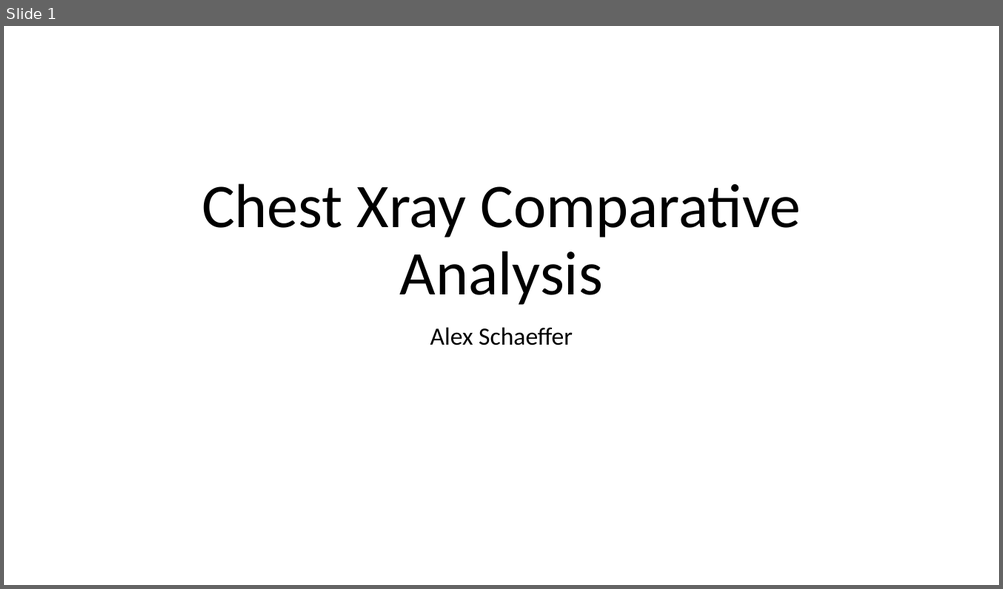
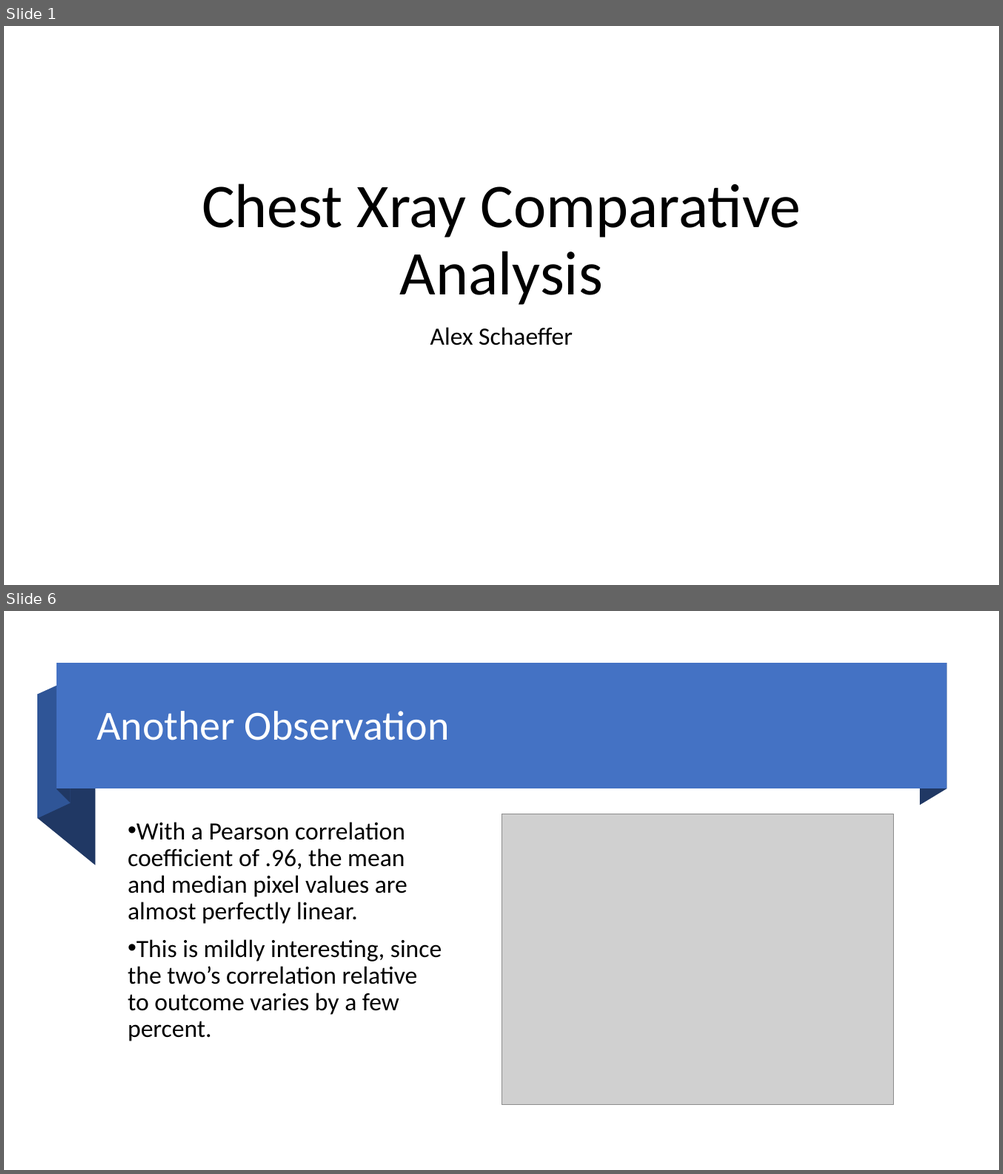
Before and after one commit to AlexSchaefferEdu/GP3, a slide deck: Presentation_Schaeffer.pptx. Shown one above the other, each under a label of ours: slide 1 before the commit, slides 1 and 6 after it; the slides between them are not shown. The pictures are 1003x589 and 1003x1174 pixels, drawn with LibreOffice and Linux fonts; fonts in the diff are those of the drawing; grey boxes stand for pictures. Boxes give left, top, right and bottom in pixels: in the first picture for what was removed or moved away, otherwise in the second. Text is boxed around its words. In the diff, an @@ line names an element or a change of style, - is before the commit and + after.

```diff
--- a/Presentation_Schaeffer.pptx
+++ b/Presentation_Schaeffer.pptx
@@ slide 6 added at [4, 611, 999, 1170], background #FFFFFF @@
@@ group added at [37, 664, 946, 866]: 4 freeform shapes, 1 rectangle @@
@@ title added at [97, 711, 449, 741], 40 pt, text #FFFFFF @@
+Another Observation
@@ text added at [128, 822, 441, 1042], 24 pt, text #000000 @@
+• With a Pearson correlation coefficient of .96, the mean and median pixel values are almost perfectly linear.
+• This is mildly interesting, since the two’s correlation relative to outcome varies by a few percent.
@@ picture added at [502, 815, 893, 1105] @@
```
Also in this commit, not shown: 10 other slides added, 1 slide removed, 4 other files.
